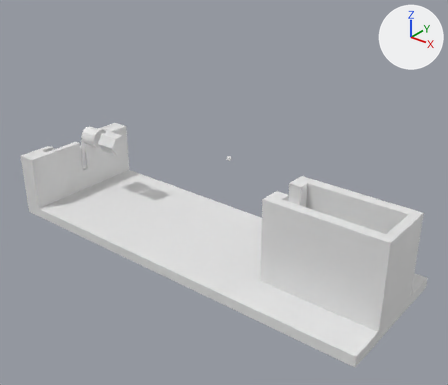
Before and after pictures for a commit that changed the Blender file parts/ballast/assembly.blend.
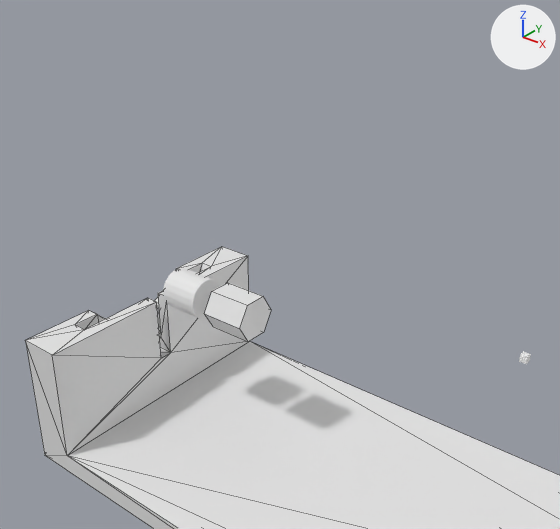
Each version appears first whole from a 50 mm lens placed at (115.5, -125.0, 82.3), pointed at (17.9, -3.0, 6.7), and next in a close-up from a 50 mm lens placed at (35.9, -72.6, 63.0), pointed at (-23.4, 1.5, 17.1). The lights are fixed; the arrows at upper right show +X, +Y and +Z. The close-ups show mesh edges as thin lines.

Script lines for the objects in view, before the commit:
```python
me_ballast_tray_v2 = bpy.data.meshes.new('Ballast-Tray-V2')
me_ballast_tray_v2.from_pydata(...)  # 131 vertices, 258 faces; spans x -62.5..57.5, y -20.0..20.0, z -6.8..20.2
me_cube = bpy.data.meshes.new('Cube')
me_cube.from_pydata(...)  # a box spanning x -1.0..1.0, y -1.0..1.0, z -1.0..1.0
me_cylinder = bpy.data.meshes.new('Cylinder')
me_cylinder.from_pydata(...)  # a 6-sided cylinder along z spanning x -0.87..0.87, y -1.0..1.0, z -1.0..1.0
ob_align_pusher = bpy.data.objects.new('align pusher', me_cylinder)
ob_align_pusher.location = (-27.5, -2.7, 10.2)
ob_align_pusher.rotation_euler = (0.0, 1.571, 0.0)  # degrees (0, 90, 0)
ob_align_pusher.scale = (3.27, 3.27, 3.27)
ob_ballast_tray_v2 = bpy.data.objects.new('Ballast-Tray-V2', me_ballast_tray_v2)
ob_ballast_tray_v2.location = (13.5, -2.7, -6.3)
ob_cube = bpy.data.objects.new('Cube', me_cube)
ob_cube.location = (8.0, 11.9, 9.6)
ob_cube.scale = (0.5, 0.5, 0.5)
# also in view: 'align tray' at (-36.3, -2.7, 10.1)
```
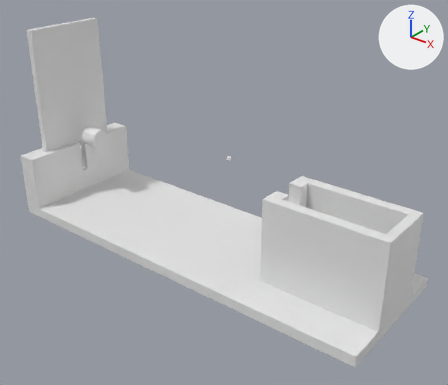
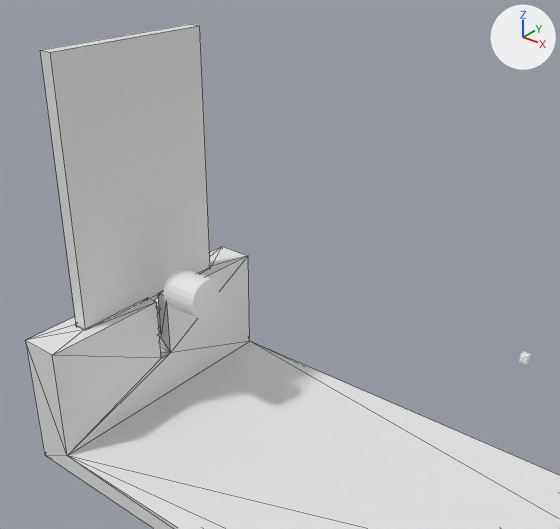
Edits to the bpy script that builds the scene:
```text
Change ob_align_pusher:
    add ob_align_pusher.hide_viewport = True
Add ob_cube_001:
    ob_cube_001 = bpy.data.objects.new('Cube.001', me_cube.copy())  # the mesh of ob_cube
    ob_cube_001.location = (-46.0, -2.7, 26.0)
    ob_cube_001.scale = (1.03, 12.8, 19.3)
```

What differs and where, as boxes [x1, y1, x2, y2] in the close-ups (560 x 529 px):
'Cube.001', added: after [40, 24, 210, 329]
'align pusher', hidden: before [204, 283, 271, 342]
